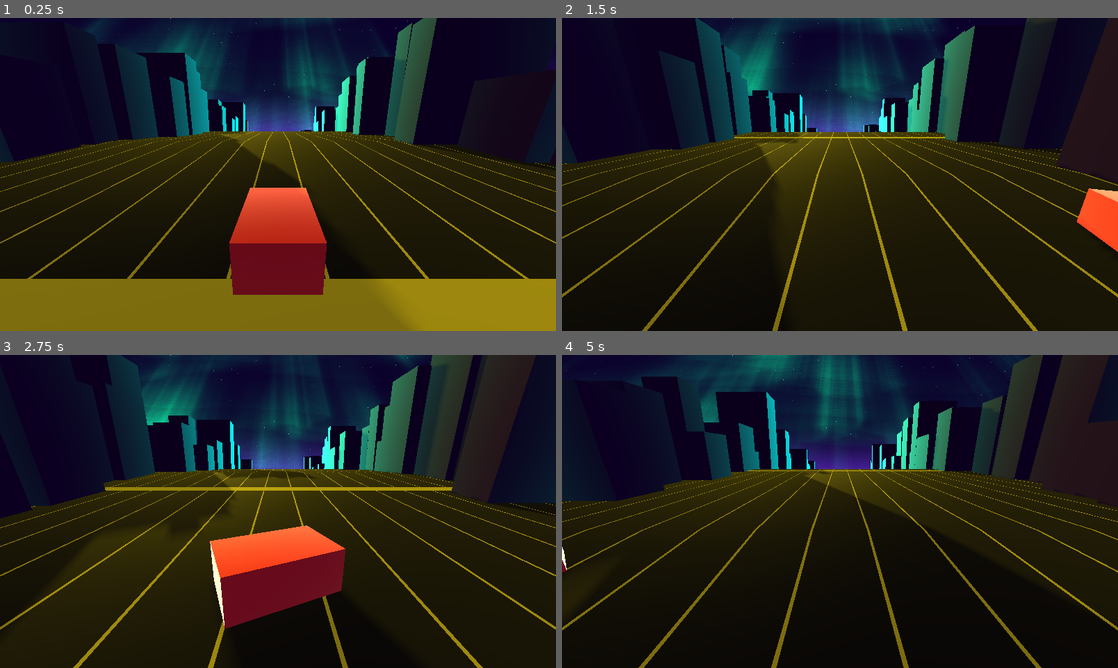
Above: before the commit, frames 1-4 (two rows, left to right).
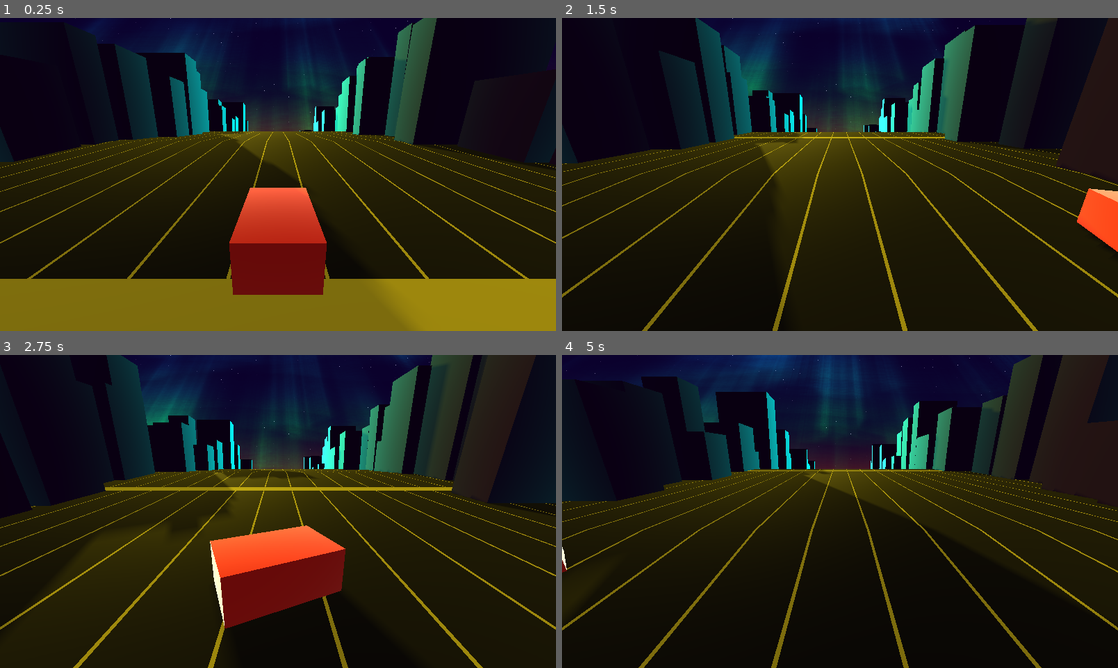
Above: after the commit, the same moments.

Repository: bjornarprytz/waves
Game: Godot game, scene res://main.tscn
The game is run twice, just before and just after one commit, with the same random seed, the same clock (stepped at 60 frames per second) and the same inputs.
Inputs:
- Up to frame 1 (0.25 s): no input
- Up to frame 2 (1.5 s): hold Right (ui_right) 0.53-1.28 s; hold Left (ui_left) from 1.28 s (still down)
- Up to frame 3 (2.75 s): release Left (ui_left) at 2.03 s; hold Right (ui_right) from 2.03 s (still down)
- Up to frame 4 (5 s): release Right (ui_right) at 3.53 s; hold Left (ui_left) from 3.53 s (still down)

The runs differ from the first frame. In frame 1, 2.2% of the frame differs, in the area x 28-62%, y 0-37%; in frame 2, 2.9%; in frame 3, 2.6%; in frame 4, 4.0%, in the area x 24-62%, y 0-37%.

Commit message:
more colors in the aurora

Diff:
--- a/src/aurora.gdshader
+++ b/src/aurora.gdshader
@@ -3,13 +3,14 @@
 render_mode blend_add, depth_draw_never, cull_back, unshaded;
 
 uniform float speed = 0.01;
-uniform vec4 color : source_color = vec4(0.0, 1.0, 0.5, 1.0);
 uniform float emission_strength = 5.0;
 uniform sampler2D noise;
 uniform float offset = 0.0;
 uniform float smoothness = 0.15;
 uniform float distort = 1.0;
 uniform float scale = 0.02;
+
+uniform sampler2D colourgrad;
 
 group_uniforms Raymarching;
 uniform float STEP = 0.01;
@@ -20,69 +21,73 @@
 
 
 float amplify(float value) {
-	float magic_number = 0.166504;
-	float output = 0.0;
-	value = clamp(value, 0.0, 1.0);
-	value = pow(value, 2.0);
-	output += pow(magic_number, 4.0) * value;
-	value = pow(value, 2.0);
-	output += magic_number * value;
-	value = pow(value, 2.0);
-	output += value;
-	return output;
+    float magic_number = 0.166504;
+    float output = 0.0;
+    value = clamp(value, 0.0, 1.0);
+    value = pow(value, 2.0);
+    output += pow(magic_number, 4.0) * value;
+    value = pow(value, 2.0);
+    output += magic_number * value;
+    value = pow(value, 2.0);
+    output += value;
+    return output;
 }
 
 float interpolate_noise(vec2 uv1, vec2 uv2) {
-	return smoothstep(
-		-smoothness, smoothness, texture(noise, uv1).r - texture(noise, uv2).r
-	);
+    return smoothstep(
+        -smoothness, smoothness, texture(noise, uv1).r - texture(noise, uv2).r
+    );
 }
 
 float random_wave(vec2 uv) {
-	vec2 uv_distort = texture(noise, uv).rr * distort * 0.5;
-	vec2 uv1 = uv * scale + vec2(TIME * speed, TIME * speed - offset) + uv_distort;
-	vec2 uv2 = uv * scale + vec2(TIME * speed + 0.5, TIME * speed + offset) + uv_distort;
-	float interpolated_noise = interpolate_noise(uv1, uv2);
-	float intensity = 0.2 + clamp((0.5 - abs(interpolated_noise - 0.5)) * 1.5, 0.0, 1.0);
-	float wave = amplify(intensity);
-	return wave;
+    vec2 uv_distort = texture(noise, uv).rr * distort * 0.5;
+    vec2 uv1 = uv * scale + vec2(TIME * speed, TIME * speed - offset) + uv_distort;
+    vec2 uv2 = uv * scale + vec2(TIME * speed + 0.5, TIME * speed + offset) + uv_distort;
+    float interpolated_noise = interpolate_noise(uv1, uv2);
+    float intensity = 0.2 + clamp((0.5 - abs(interpolated_noise - 0.5)) * 1.5, 0.0, 1.0);
+    float wave = amplify(intensity);
+    return wave;
 }
 
 float ray_march(vec3 ray_origin, vec3 ray_direction, float start, float time) {
-	float density = 0.0;
-	float dist = start + STEP;
+    float density = 0.0;
+    float dist = start + STEP;
 
-	while (true) {
-		vec3 point = ray_origin + ray_direction * (dist);
-		// Check if the point is outside of the mesh (-1 to 1 in all directions)
-		if (clamp(point, vec3(-1.0, -1.0, -1.0), vec3(1.0, 1.0, 1.0)) != point) {
-			break;
-		}
-		vec2 uv = vec2((point.x + 1.0) * 0.5, (point.z + 1.0) * 0.5);
-		float wave_value = random_wave(uv);
-		float height_factor = (1.0 - point.y) * 0.5;
-		float point_density = BASE_DENSITY * STEP * height_factor * wave_value;
-		density += point_density;
-		dist += STEP;
-	}
+    while (true) {
+        vec3 point = ray_origin + ray_direction * (dist);
+        // Check if the point is outside of the mesh (-1 to 1 in all directions)
+        if (clamp(point, vec3(-1.0, -1.0, -1.0), vec3(1.0, 1.0, 1.0)) != point) {
+            break;
+        }
+        vec2 uv = vec2((point.x + 1.0) * 0.5, (point.z + 1.0) * 0.5);
+        float wave_value = random_wave(uv);
+        float height_factor = (1.0 - point.y) * 0.5;
+        float point_density = BASE_DENSITY * STEP * height_factor * wave_value;
+        density += point_density;
+        dist += STEP;
+    }
 
-	return density;
+    return density;
 }
 
 void vertex() {
-	vertex_position = VERTEX;
-	// Use object space
-	camera_position = (inverse(MODELVIEW_MATRIX) * vec4(0.0, 0.0, 0.0, 1.0)).xyz;
+    vertex_position = VERTEX;
+    // Use object space
+    camera_position = (inverse(MODELVIEW_MATRIX) * vec4(0.0, 0.0, 0.0, 1.0)).xyz;
 }
 
 void fragment() {
-	vec3 ray_origin = camera_position;
-	vec3 ray_direction = normalize(vertex_position - ray_origin);
-	float density = ray_march(
-		ray_origin, ray_direction, length(camera_position - vertex_position), TIME
-	);
+    vec3 ray_origin = camera_position;
+    vec3 ray_direction = normalize(vertex_position - ray_origin);
+    float density = ray_march(
+        ray_origin, ray_direction, length(camera_position - vertex_position), TIME
+    );
 
-	ALBEDO = color.rgb * density;
-	EMISSION = color.rgb * density * emission_strength;
-	ALPHA = density;
+    vec4 input = texture((noise),UV);
+    float grayscale_value = dot(input.rgb, vec3(0.299,0.587,0.114));
+    vec3 sampled_color = texture(colourgrad,vec2(grayscale_value,0.0)).rgb;
+
+    ALBEDO = (sampled_color) * density;
+    EMISSION = (sampled_color) * density * emission_strength;
+    ALPHA = density;
 }
--- a/src/aurora.tscn
+++ b/src/aurora.tscn
@@ -1,6 +1,13 @@
-[gd_scene load_steps=7 format=3 uid="uid://oyfamr18wj3p"]
+[gd_scene load_steps=9 format=3 uid="uid://oyfamr18wj3p"]
 
 [ext_resource type="Shader" uid="uid://bnnvfessi7cy2" path="res://aurora.gdshader" id="1_aurora"]
+
+[sub_resource type="Gradient" id="Gradient_j0n6b"]
+offsets = PackedFloat32Array(0, 0.8623482)
+colors = PackedColorArray(0, 0.79607844, 0, 1, 0, 0.45585078, 0.75771403, 1)
+
+[sub_resource type="GradientTexture1D" id="GradientTexture1D_3yll8"]
+gradient = SubResource("Gradient_j0n6b")
 
 [sub_resource type="FastNoiseLite" id="FastNoiseLite_j0n6b"]
 noise_type = 4
@@ -12,13 +19,13 @@
 render_priority = 0
 shader = ExtResource("1_aurora")
 shader_parameter/speed = 0.01
-shader_parameter/color = Color(0, 1, 0.5, 1)
 shader_parameter/emission_strength = 5.0
 shader_parameter/noise = SubResource("NoiseTexture2D_3yll8")
 shader_parameter/offset = 0.0
 shader_parameter/smoothness = 0.3
 shader_parameter/distort = 1.0
 shader_parameter/scale = 1.0
+shader_parameter/colourgrad = SubResource("GradientTexture1D_3yll8")
 shader_parameter/STEP = 0.01
 shader_parameter/BASE_DENSITY = 5.0
 
--- a/src/main.tscn
+++ b/src/main.tscn
@@ -8,7 +8,7 @@
 
 [sub_resource type="ShaderMaterial" id="ShaderMaterial_sky"]
 shader = ExtResource("4_sky")
-shader_parameter/horizon_color = Color(0.545, 0, 1, 1)
+shader_parameter/horizon_color = Color(0.5061762, 0.039820664, 0.117097475, 1)
 shader_parameter/sky_color = Color(0.063, 0, 0.173, 1)
 shader_parameter/star_color = Color(1, 1, 1, 1)
 shader_parameter/star_density = 1.0
